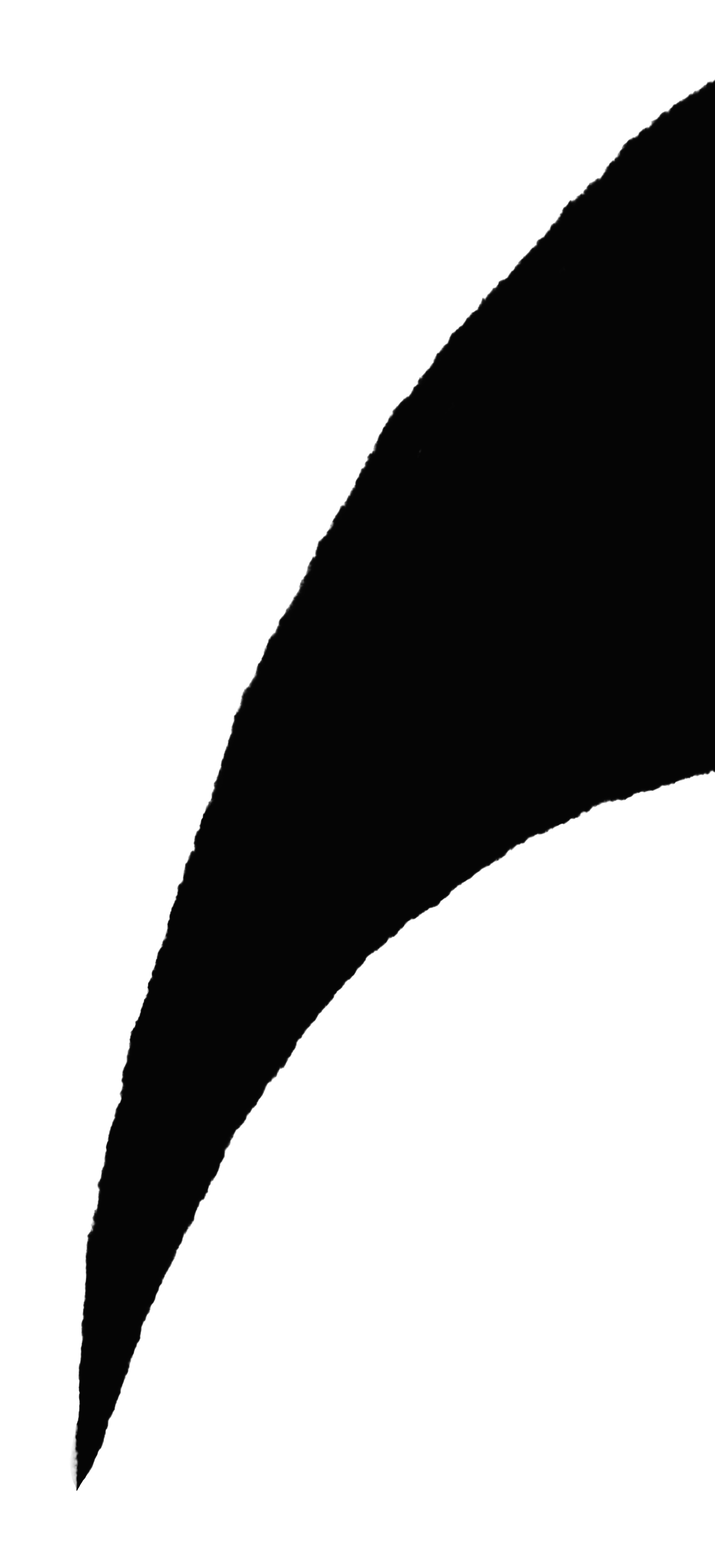
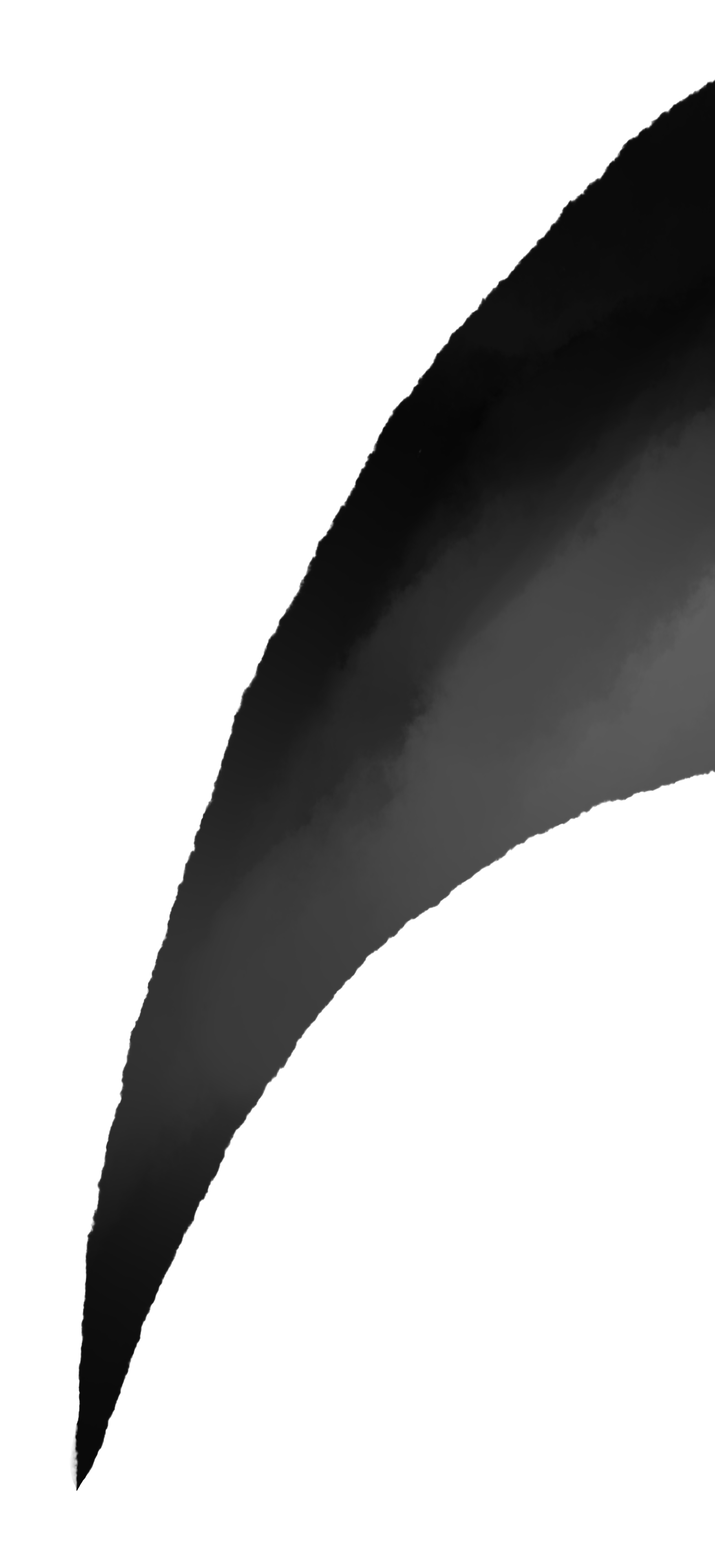
Layered file, before and after one edit (715 × 1568). Changes by layer:
painted on "レイヤー7" over [75, 79, 715, 1491]
